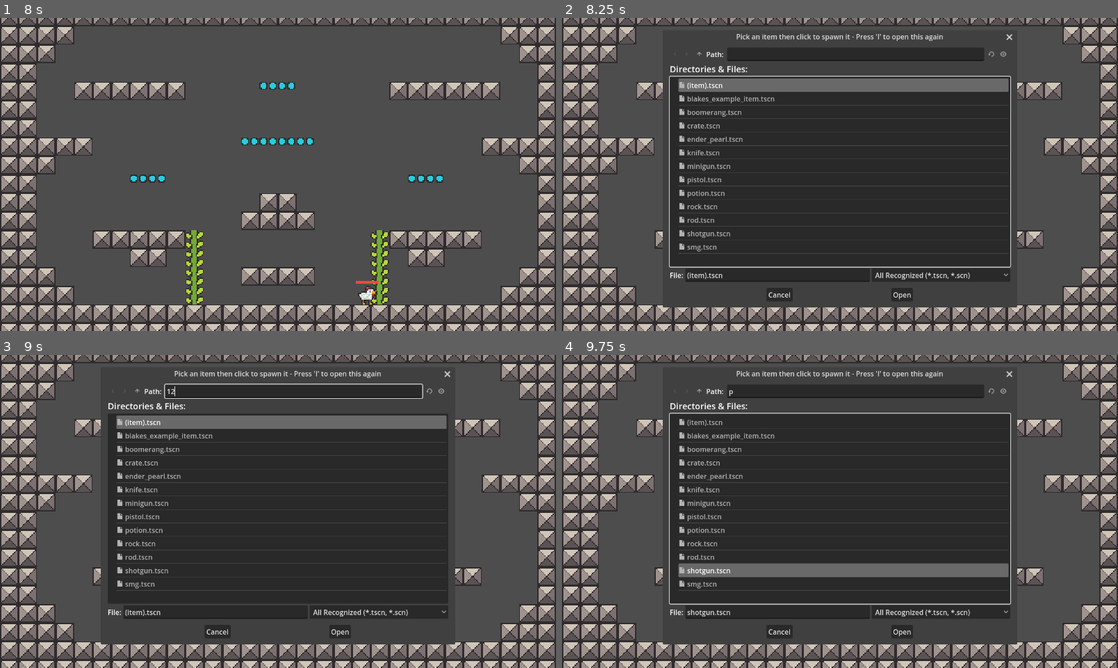
Above: before the commit, frames 1-4 (two rows, left to right).
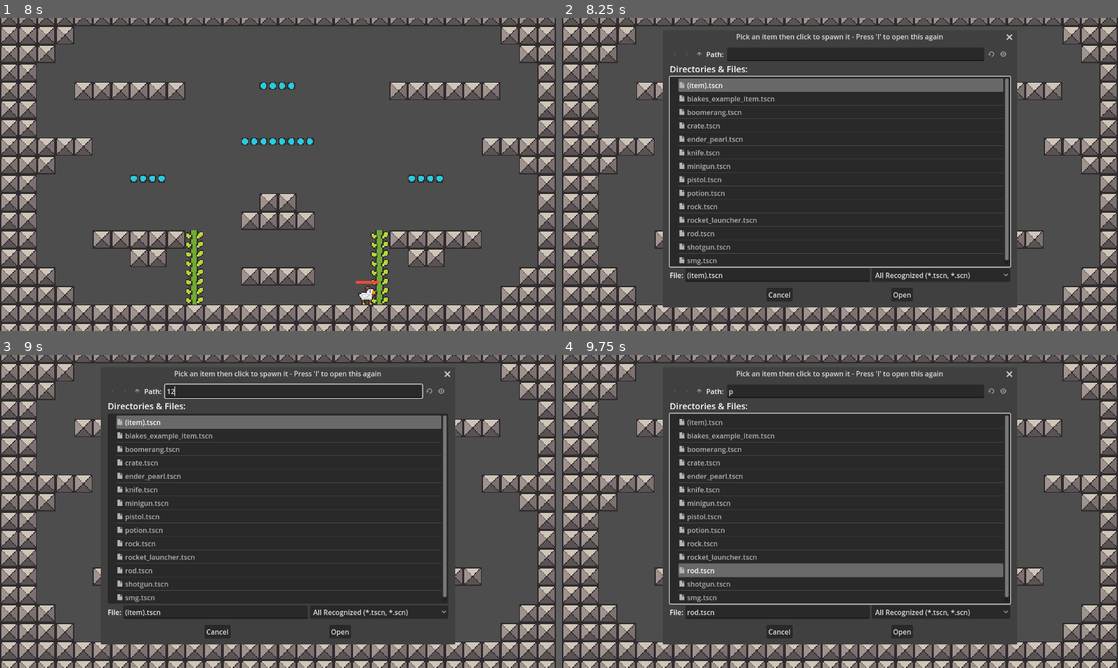
Above: after the commit, the same moments.

Repository: CiberTurtle/GamificationGame
Game: Godot game, scene res://main.tscn
Same seed, same stepped clock (60 frames per second), same inputs: the game is played once before the commit and once after it.
Inputs (mouse positions are in pixels of both pictures, inside the frame that each line leads up to):
- Up to frame 1 (8 s): click (294, 55) at 0.52 s; type "12" at 0.6 s; click (139, 55) at 1.25 s; click (139, 55) at 2 s; click "Open" at 2.75 s; tap Enter at 3.5 s; move the mouse to (400, 158) at 3.52 s; hold Right (right) 3.53-4.28 s; tap X (action) at 3.6 s; click (400, 158) at 3.67 s; move the mouse to (166, 190) at 4.27 s; hold Z (back) 4.28-5 s; tap L at 4.35 s; click (428, 55) at 5 s; click (439, 55) at 5.75 s; click "All Recognized (*.tscn, *.scn)" at 6.5 s; click "Cancel" at 7.25 s
- Up to frame 2 (8.25 s): tap Space at 8 s; move the mouse to (895, 105) at 8.02 s; hold Right (right) from 8.03 s (still down); tap I at 8.1 s
- Up to frame 3 (9 s): release Right (right) at 8.75 s; click (294, 392) at 8.77 s; type "12" at 8.85 s
- Up to frame 4 (9.75 s): tap Enter at 9.5 s; move the mouse to (812, 574) at 9.52 s; hold Up (ui_up) from 9.53 s (still down); tap P at 9.6 s; click (812, 574) at 9.67 s

Frame 1 is identical in both runs. In frame 2, 0.7% of the frame differs, in the area x 21-81%, y 19-79%; in frame 3, 0.7%; in frame 4, 0.8%, in the area x 21-81%, y 19-84%.

Commit message:
metal Plant WIP, Rocket Launcher WIP

Diff:
--- /dev/null
+++ b/items/rocket_launcher.tscn
@@ -0,0 +1,32 @@
+[gd_scene load_steps=8 format=3 uid="uid://di0x1wxwrdult"]
+
+[ext_resource type="PackedScene" uid="uid://dww6yjs6qfyhp" path="res://items/(item).tscn" id="1_0qmmy"]
+[ext_resource type="Texture2D" uid="uid://dae2l8ktq255t" path="res://icon.png" id="2_rquwh"]
+[ext_resource type="Script" path="res://scripts/parts/shoot.gd" id="3_k16s5"]
+[ext_resource type="PackedScene" uid="uid://c1tch5xt8s08k" path="res://scenes/rocket.tscn" id="4_j4xxn"]
+[ext_resource type="Script" path="res://scripts/parts/recoil.gd" id="4_nf5kd"]
+[ext_resource type="Script" path="res://scripts/parts/durability.gd" id="5_dj1kl"]
+
+[sub_resource type="RectangleShape2D" id="RectangleShape2D_8gexh"]
+size = Vector2(15, 7)
+
+[node name="Rocket Launcher" instance=ExtResource("1_0qmmy")]
+
+[node name="Collision" parent="." index="0"]
+shape = SubResource("RectangleShape2D_8gexh")
+
+[node name="Sprite" parent="." index="1"]
+scale = Vector2(0.12, 0.05)
+texture = ExtResource("2_rquwh")
+
+[node name="Shoot" type="Node2D" parent="OnUse" index="1"]
+script = ExtResource("3_k16s5")
+scene = ExtResource("4_j4xxn")
+
+[node name="Recoil" type="Node2D" parent="OnUse" index="2"]
+script = ExtResource("4_nf5kd")
+velocity = Vector2(-256, -64)
+
+[node name="Durability" type="Node2D" parent="OnUse" index="3"]
+script = ExtResource("5_dj1kl")
+uses = 5
--- a/levels/metal_plant.tscn
+++ b/levels/metal_plant.tscn
@@ -1,8 +1,50 @@
-[gd_scene load_steps=4 format=3 uid="uid://d0bv6ar5k74ga"]
+[gd_scene load_steps=9 format=3 uid="uid://d0bv6ar5k74ga"]
 
 [ext_resource type="Script" path="res://scripts/level.gd" id="1_dixpt"]
 [ext_resource type="TileSet" uid="uid://dvqqnowuisii3" path="res://resources/tileset.tres" id="2_dm0b5"]
 [ext_resource type="PackedScene" uid="uid://cdkwm6gr8s8jd" path="res://gizmos/crate_spawner.tscn" id="3_6aqbg"]
+[ext_resource type="Texture2D" uid="uid://dk2li4vx10i1m" path="res://content/sprites/moving_platform.png" id="4_qp8ax"]
+
+[sub_resource type="RectangleShape2D" id="RectangleShape2D_mbvuk"]
+size = Vector2(80, 16)
+
+[sub_resource type="Animation" id="Animation_mfu0a"]
+length = 0.001
+tracks/0/type = "value"
+tracks/0/imported = false
+tracks/0/enabled = true
+tracks/0/path = NodePath(".:position")
+tracks/0/interp = 1
+tracks/0/loop_wrap = true
+tracks/0/keys = {
+"times": PackedFloat32Array(0),
+"transitions": PackedFloat32Array(1),
+"update": 0,
+"values": [Vector2(0, -8)]
+}
+
+[sub_resource type="Animation" id="Animation_u7eee"]
+resource_name = "move"
+length = 20.0
+loop_mode = 1
+tracks/0/type = "value"
+tracks/0/imported = false
+tracks/0/enabled = true
+tracks/0/path = NodePath(".:position")
+tracks/0/interp = 1
+tracks/0/loop_wrap = true
+tracks/0/keys = {
+"times": PackedFloat32Array(0, 5, 15, 20),
+"transitions": PackedFloat32Array(1, 1, 1, 1),
+"update": 0,
+"values": [Vector2(0, -8), Vector2(184, -8), Vector2(-184, -8), Vector2(0, -8)]
+}
+
+[sub_resource type="AnimationLibrary" id="AnimationLibrary_45ok3"]
+_data = {
+"RESET": SubResource("Animation_mfu0a"),
+"move": SubResource("Animation_u7eee")
+}
 
 [node name="metal_plant" type="Node2D"]
 script = ExtResource("1_dixpt")
@@ -11,7 +53,7 @@
 [node name="TileMap" type="TileMap" parent="."]
 tile_set = ExtResource("2_dm0b5")
 format = 2
-layer_0/tile_data = PackedInt32Array(589823, 0, 0, 524288, 0 …(1928 unchanged characters)… 0, 196595, 65536, 0, 196596, 65536, 0, -196604, 0, 0, -327668, 0, 0, -327669, 0, 0, -327670, 0, 0, -262145, 0, 0, -327680, 0, 0, -131077, 0, 0, -458765, 0, 0, -524276, 0, 0, -196621, 0, 0, -262132, 0, 0, -196620, 0, 0, -262133, 0, 0, -262155, 0, 0, -262156, 0, 0, -262157, 0, 0, -589839, 0, 0, -655375, 0, 0, -655374, 0, 0, -720910, 0, 0, -720911, 0, 0, -589838, 0, 0, -589837, 0, 0, -655373, 0, 0, -720909, 0, 0, -655348, 0, 0, -720884, 0, 0, -786420, 0, 0, -786419, 0, 0, -786418, 0, 0, -720882, 0, 0, -655346, 0, 0, -655347, 0, 0, -720883, 0, 0, 196603, 65536, 0, 196604, 65536, 0, 131075, 65536, 0, 131076, 65536, 0, -131076, 0, 0, -196605, 0, 0, -196601, 65536, 0, -196600, 65536, 0, -131081, 65536, 0, -131080, 65536, 0, 8, 0, 0, 7, 0, 0, 65527, 0, 0, 65528, 0, 0)
+layer_0/tile_data = PackedInt32Array(589823, 0, 0, 524288, 0 …(1928 unchanged characters)… 0, 196595, 65536, 0, 196596, 65536, 0, -458765, 0, 0, -524276, 0, 0, -196621, 0, 0, -262132, 0, 0, -196620, 0, 0, -262133, 0, 0, -589839, 0, 0, -655375, 0, 0, -655374, 0, 0, -720910, 0, 0, -720911, 0, 0, -589838, 0, 0, -589837, 0, 0, -655373, 0, 0, -720909, 0, 0, -655348, 0, 0, -720884, 0, 0, -786420, 0, 0, -786419, 0, 0, -786418, 0, 0, -720882, 0, 0, -655346, 0, 0, -655347, 0, 0, -720883, 0, 0, 196603, 65536, 0, 196604, 65536, 0, 131075, 65536, 0, 131076, 65536, 0, -196617, 65536, 0, -196616, 65536, 0, -262136, 65536, 0, -262137, 65536, 0, -262134, 0, 0, -196619, 0, 0, -196609, 65536, 0, -262144, 65536, 0)
 
 [node name="PlayerSpawns" type="Node2D" parent="."]
 
@@ -32,3 +74,34 @@
 offset_top = -224.0
 offset_right = 190.0
 offset_bottom = -184.0
+
+[node name="MovingPlatform" type="StaticBody2D" parent="."]
+position = Vector2(0, 8)
+scale = Vector2(0.6, 1)
+
+[node name="Collision" type="CollisionShape2D" parent="MovingPlatform"]
+shape = SubResource("RectangleShape2D_mbvuk")
+
+[node name="Sprite" type="NinePatchRect" parent="MovingPlatform"]
+anchors_preset = 8
+anchor_left = 0.5
+anchor_top = 0.5
+anchor_right = 0.5
+anchor_bottom = 0.5
+offset_left = -40.0
+offset_top = -8.0
+offset_right = 40.0
+offset_bottom = 8.0
+grow_horizontal = 2
+grow_vertical = 2
+texture = ExtResource("4_qp8ax")
+patch_margin_left = 16
+patch_margin_right = 16
+axis_stretch_horizontal = 1
+axis_stretch_vertical = 1
+
+[node name="AnimationPlayer" type="AnimationPlayer" parent="MovingPlatform"]
+autoplay = "move"
+libraries = {
+"": SubResource("AnimationLibrary_45ok3")
+}
--- /dev/null
+++ b/scenes/rocket.tscn
@@ -0,0 +1,36 @@
+[gd_scene load_steps=7 format=3 uid="uid://c1tch5xt8s08k"]
+
+[ext_resource type="PackedScene" uid="uid://f6sxhy6ou814" path="res://scenes/projectile.tscn" id="1_2d4hs"]
+[ext_resource type="Script" path="res://scripts/parts/shoot.gd" id="2_eojtk"]
+[ext_resource type="PackedScene" uid="uid://ciiyf1ncu3dr0" path="res://scenes/rocket_explosion.tscn" id="3_bgpmp"]
+
+[sub_resource type="Curve" id="Curve_l00u6"]
+max_value = 600.0
+_data = [Vector2(0, 0), 0.0, 0.0, 0, 0, Vector2(1, 500), 0.0, 0.0, 0, 0]
+point_count = 2
+
+[sub_resource type="CircleShape2D" id="CircleShape2D_1eo8m"]
+radius = 4.0
+
+[sub_resource type="CircleShape2D" id="CircleShape2D_7td1f"]
+radius = 4.0
+
+[node name="Rocket" instance=ExtResource("1_2d4hs")]
+lifetime = 120
+speed_over_lifetime = SubResource("Curve_l00u6")
+
+[node name="Sprite" parent="." index="0"]
+scale = Vector2(2, 2)
+
+[node name="Collision" parent="." index="1"]
+shape = SubResource("CircleShape2D_1eo8m")
+
+[node name="PassiveHitbox" parent="." index="2"]
+damage = 0
+
+[node name="Collision" parent="PassiveHitbox" index="0"]
+shape = SubResource("CircleShape2D_7td1f")
+
+[node name="Shoot" type="Node2D" parent="OnDeath" index="0"]
+script = ExtResource("2_eojtk")
+scene = ExtResource("3_bgpmp")
--- /dev/null
+++ b/scenes/rocket_explosion.tscn
@@ -0,0 +1,36 @@
+[gd_scene load_steps=6 format=3 uid="uid://ciiyf1ncu3dr0"]
+
+[ext_resource type="PackedScene" uid="uid://f6sxhy6ou814" path="res://scenes/projectile.tscn" id="1_146p7"]
+[ext_resource type="Texture2D" uid="uid://dae2l8ktq255t" path="res://icon.png" id="2_nce36"]
+
+[sub_resource type="Curve" id="Curve_w6nlf"]
+_data = [Vector2(0, 0), 0.0, 0.0, 0, 0]
+point_count = 1
+
+[sub_resource type="CircleShape2D" id="CircleShape2D_6v2f1"]
+radius = 20.0
+
+[sub_resource type="CircleShape2D" id="CircleShape2D_sggel"]
+radius = 20.0
+
+[node name="Rocket Explosion" instance=ExtResource("1_146p7")]
+lifetime = 5
+speed_over_lifetime = SubResource("Curve_w6nlf")
+max_hits = 100
+
+[node name="Sprite" parent="." index="0"]
+scale = Vector2(0.3, 0.3)
+texture = ExtResource("2_nce36")
+
+[node name="Collision" parent="." index="1"]
+shape = SubResource("CircleShape2D_6v2f1")
+
+[node name="PassiveHitbox" parent="." index="2"]
+damage = 50
+
+[node name="Collision" parent="PassiveHitbox" index="0"]
+shape = SubResource("CircleShape2D_sggel")
+
+[node name="Knockback" parent="PassiveHitbox" index="1"]
+x_knockback = 100.0
+y_knockback = -100.0
--- a/scripts/parts/shoot.gd
+++ b/scripts/parts/shoot.gd
@@ -12,5 +12,5 @@
 func spawn() -> void:
 	var proj = scene.instantiate() as Node2D
 	proj.transform = global_transform
-	proj.damage_source = owner.player
+	proj.damage_source = owner.damage_source
 	Globals.world.add_child(proj)
Not shown: 1 places in resources/loottable.tres that only renumber resources
